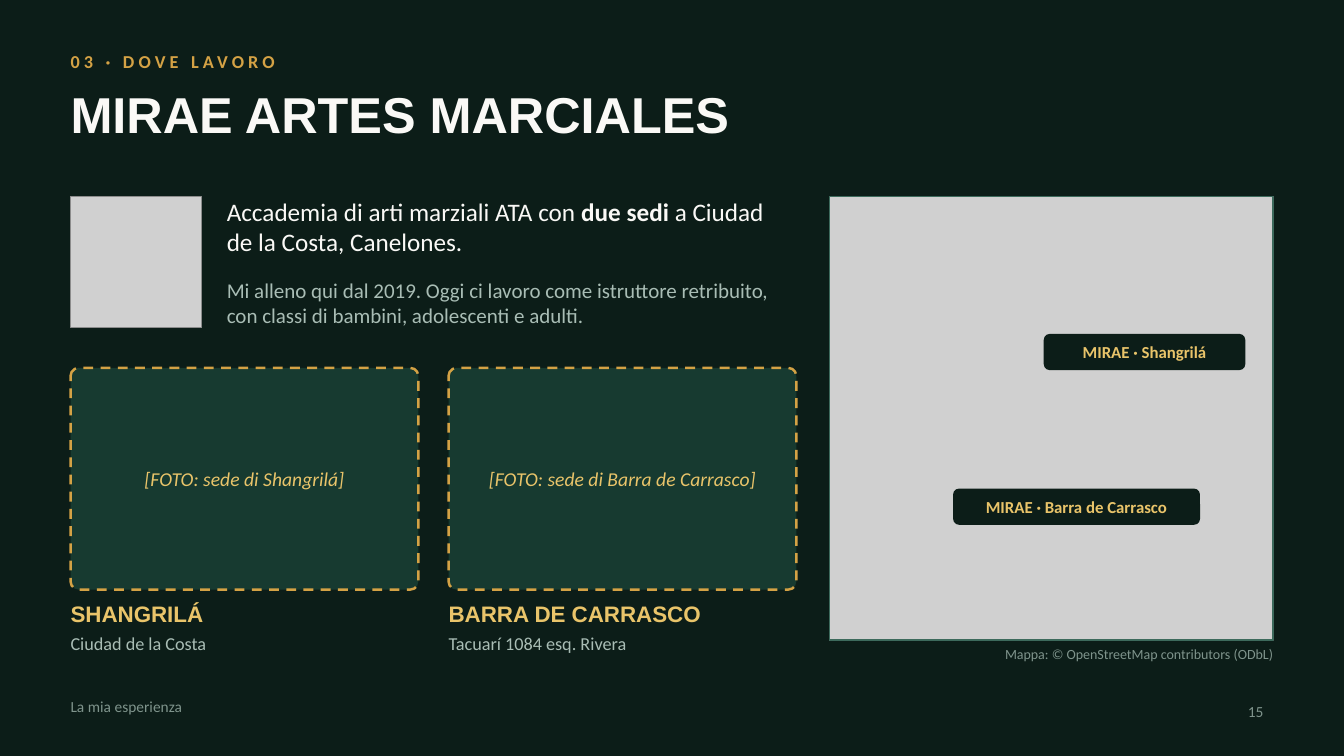
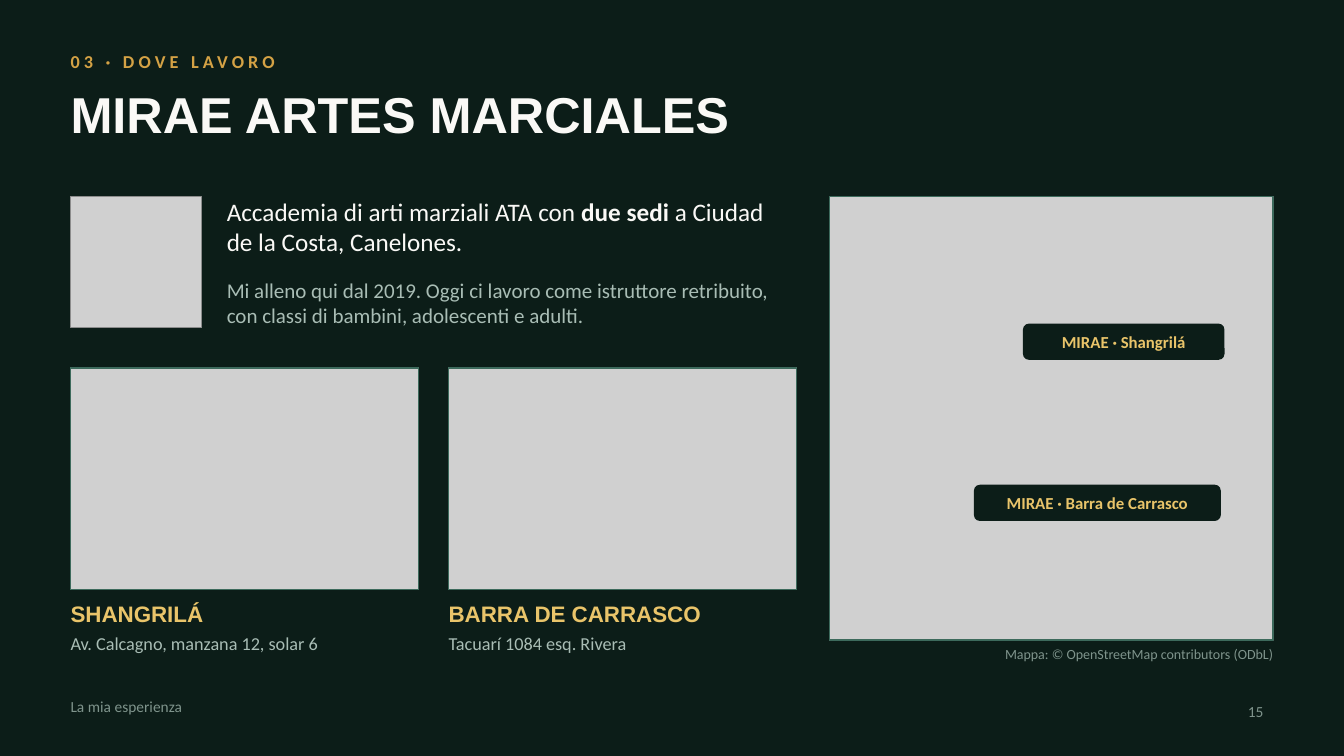
Before and after one commit to maxwhinsis-byte/mirae-imagenes, a slide deck: slide 15 of salida/Taekwondo_Songahm_Scuola_Lavoro.pptx. Drawn at 1344x756 pixels with LibreOffice and Linux fonts; fonts in the diff are those of the drawing; grey boxes stand for pictures. Boxes give left, top, right and bottom in pixels: in the first picture for what was removed or moved away, otherwise in the second. Text is boxed around its words. In the diff, an @@ line names an element or a change of style, - is before the commit and + after.

```diff
--- a/salida/Taekwondo_Songahm_Scuola_Lavoro.pptx
+++ b/salida/Taekwondo_Songahm_Scuola_Lavoro.pptx
@@ text "MIRAE · Shangrilá": place and size @@
-text "MIRAE · Shangrilá" at box(1083, 346, 1207, 361)
+text "MIRAE · Shangrilá" at box(1062, 336, 1186, 351)
@@ rounded rectangle: place and size @@
-rounded rectangle at box(1045, 334, 1246, 370)
+rounded rectangle at box(1023, 324, 1225, 360)
@@ rectangle: place and size @@
-rectangle at box(144, 472, 344, 490)
+rectangle at box(71, 368, 418, 590)
@@ rectangle at box(71, 368, 418, 590): outline none to #3D6A5C 1 pt @@
@@ rounded rectangle removed at box(71, 368, 418, 590) @@
@@ picture added at box(71, 368, 418, 590) @@
@@ rectangle at box(449, 368, 797, 590): outline none to #3D6A5C 1 pt @@
@@ rectangle: place and size @@
-rectangle at box(489, 472, 756, 489)
+rectangle at box(449, 368, 797, 590)
@@ rounded rectangle removed at box(449, 368, 797, 590) @@
@@ picture added at box(449, 368, 797, 590) @@
@@ text in rectangle at box(144, 472, 344, 490): text removed @@
-[FOTO: sede di Shangrilá]
@@ text in rectangle at box(489, 472, 756, 489): text removed @@
-[FOTO: sede di Barra de Carrasco]
@@ text "MIRAE · Barra de Carrasco": place and size @@
-text "MIRAE · Barra de Carrasco" at box(986, 501, 1167, 513)
+text "MIRAE · Barra de Carrasco" at box(1007, 497, 1188, 509)
@@ rounded rectangle: place and size @@
-rounded rectangle at box(953, 489, 1200, 525)
+rounded rectangle at box(974, 485, 1221, 521)
@@ text at box(71, 637, 318, 653): text changed @@
-Ciudad de la Costa
+Av. Calcagno, manzana 12, solar 6
```
Also in this commit, not shown: 10 other files.
